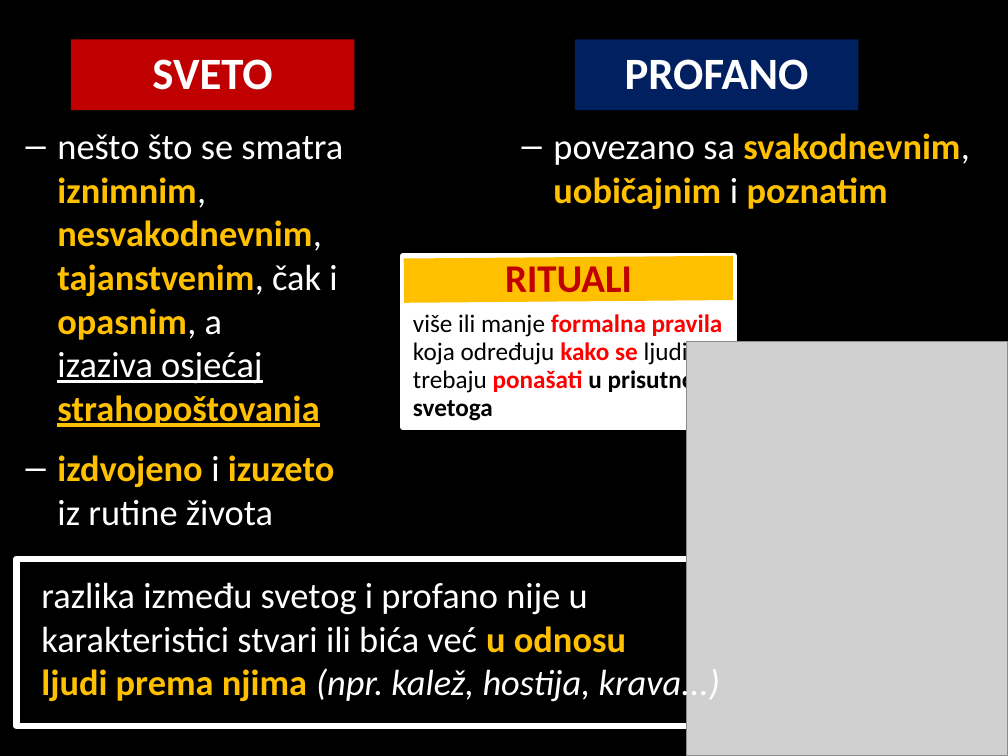
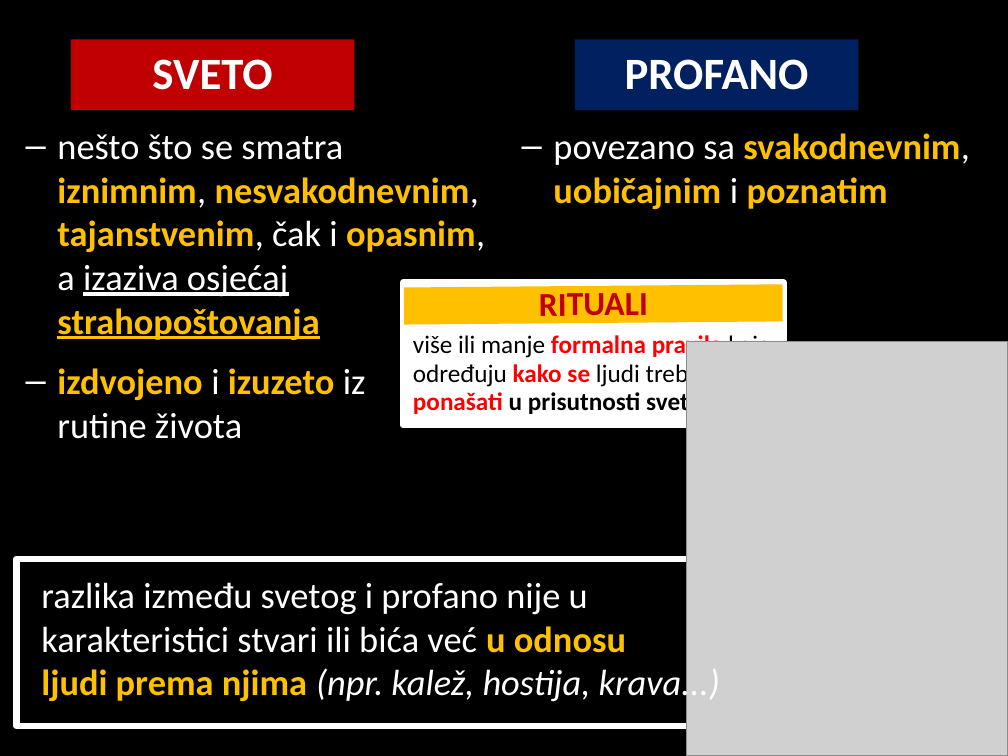
Before and after one commit to srednja-skola/sociologija, a slide deck: slide 11 of data/pptx/SOC-ponavljanje_za_2_ispit.pptx (slide 10 before the commit). Drawn at 1008x756 pixels with LibreOffice and Linux fonts; fonts in the diff are those of the drawing; grey boxes stand for pictures. Boxes give left, top, right and bottom in pixels: in the first picture for what was removed or moved away, otherwise in the second. Text is boxed around its words. In the diff, an @@ line names an element or a change of style, - is before the commit and + after.

```diff
--- a/data/pptx/SOC-ponavljanje_za_2_ispit.pptx
+++ b/data/pptx/SOC-ponavljanje_za_2_ispit.pptx
@@ text "nešto što se smatra iznimnim, ..." rewrapped from (57,134,343,526) to (57,134,485,439) @@
@@ rectangle: place and size @@
-rectangle at (403,256,734,427)
+rectangle at (403,282,784,424)
@@ rectangle "RITUALI": place and size @@
-rectangle "RITUALI" at (404,256,733,303)
+rectangle "RITUALI" at (404,285,783,325)
@@ rectangle "RITUALI" at (404,285,783,325): size 28 to 24 pt @@
@@ text "više ili manje formalna pravila ..." rewrapped from (413,314,723,421) to (413,333,770,416) @@
```
Also in this commit, not shown: 3 other slides changed, 1 slide added.
